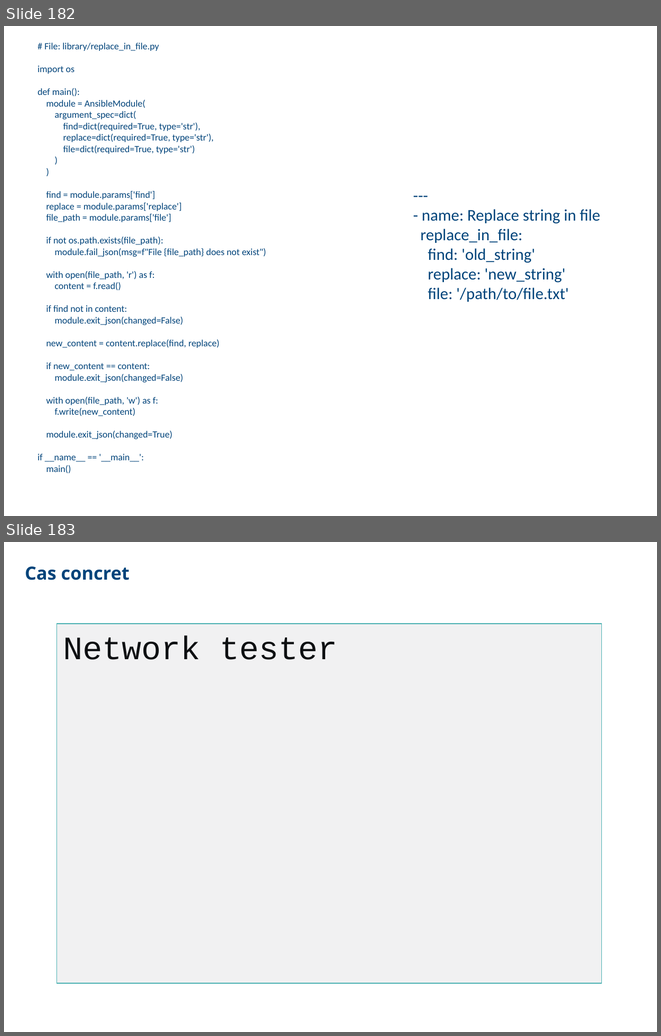
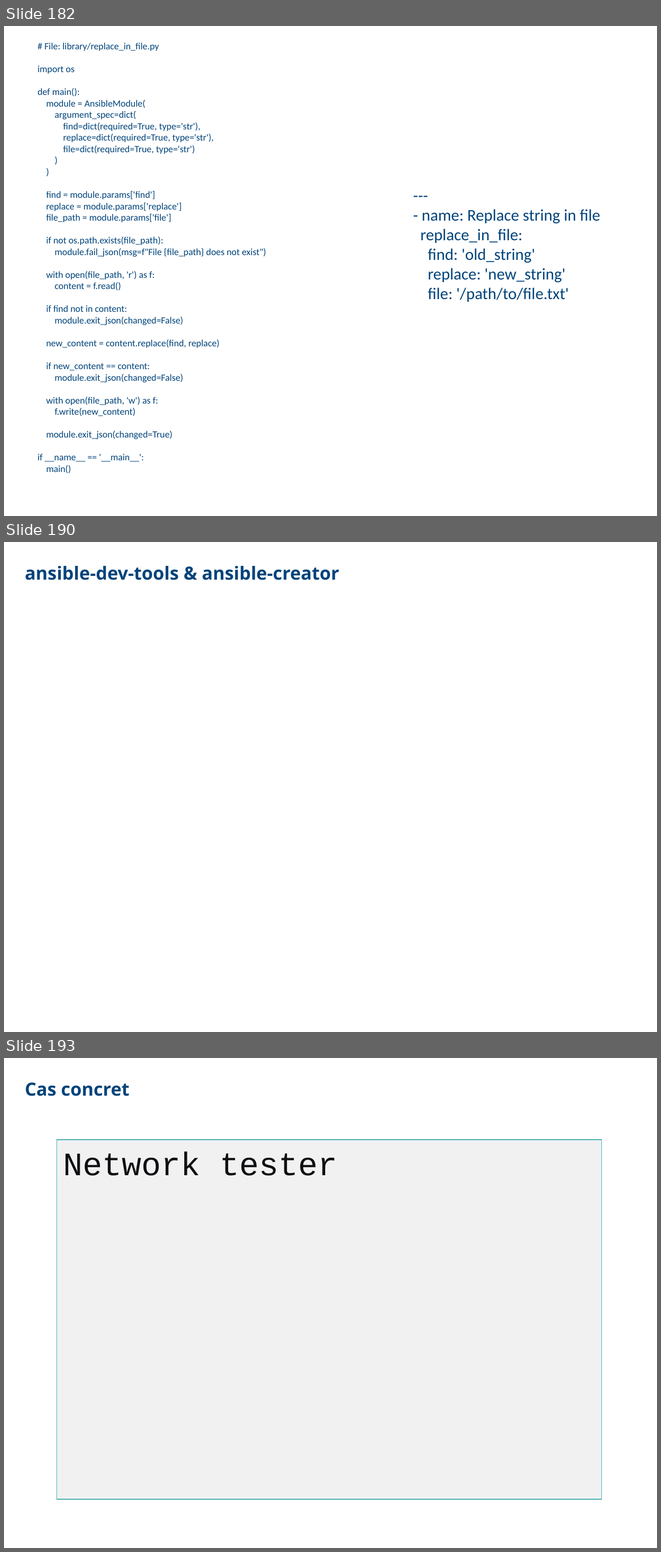
Before and after one commit to CCoupel/ansible-training, a slide deck: Ansible Training.pptx. Shown one above the other, each under a label of ours: slides 182 and 183 before the commit, slides 182, 190 and 193 after it; the slides between them are not shown. The pictures are 661x1036 and 661x1552 pixels, drawn with LibreOffice and Linux fonts; fonts in the diff are those of the drawing. Boxes give left, top, right and bottom in pixels: in the first picture for what was removed or moved away, otherwise in the second. Text is boxed around its words. In the diff, an @@ line names an element or a change of style, - is before the commit and + after.

```diff
--- a/Ansible Training.pptx
+++ b/Ansible Training.pptx
@@ slide 190 added at [4,542,657,1032], background #FFFFFF @@
@@ free added at [25,562,411,587], 20 pt, text #00437A, bold @@
+ansible-dev-tools & ansible-creator
@@ what was slide 183 is now slide 193 @@
```
Also in this commit, not shown: 9 other slides added, 9 other files.
